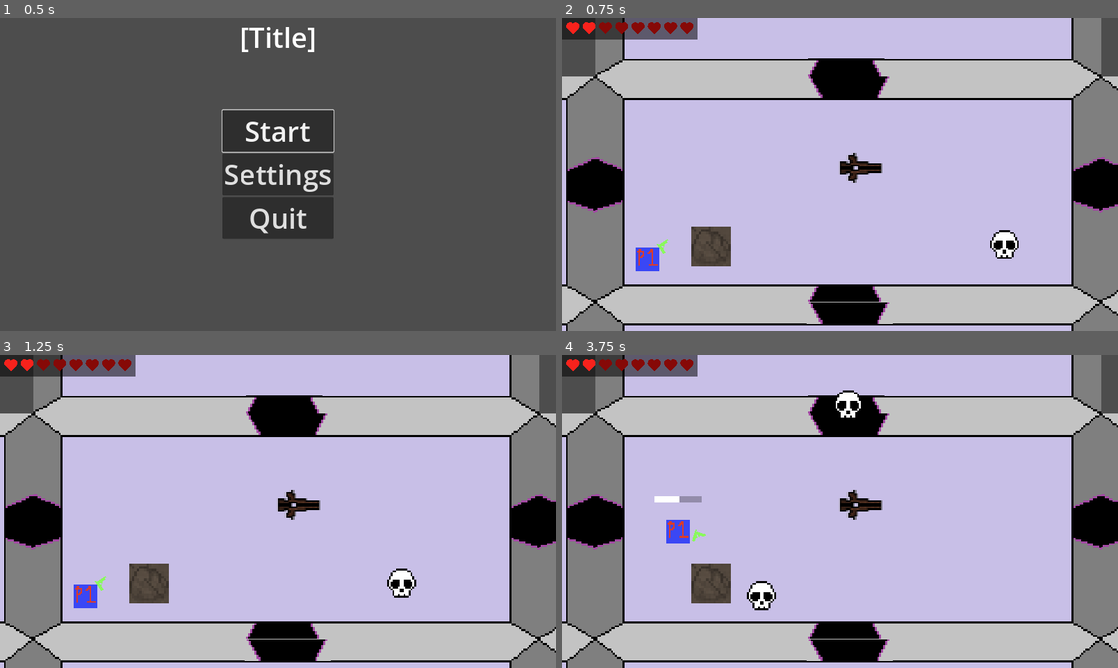
Above: before the commit, frames 1-4 (two rows, left to right).
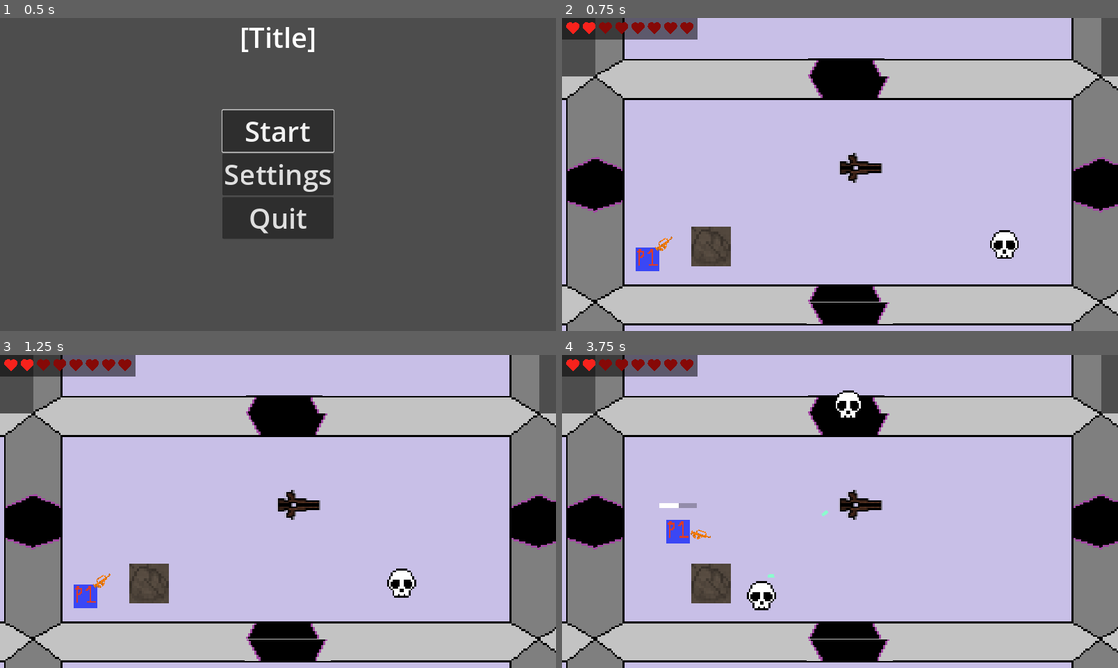
Above: after the commit, the same moments.

Repository: dcordova7146/Team4
Game: Godot game, scene res://main.tscn
Same seed, same stepped clock (60 frames per second), same inputs: the game is played once before the commit and once after it.
Inputs (mouse positions are in pixels of both pictures, inside the frame that each line leads up to):
- Up to frame 1 (0.5 s): no input
- Up to frame 2 (0.75 s): click "Start" at 0.5 s
- Up to frame 3 (1.25 s): no input
- Up to frame 4 (3.75 s): move the mouse to (962, 495) at 1.27 s; press the mouse at (962, 495) at 1.28 s; hold D (move_right) 1.28-2.03 s; move the mouse to (728, 527) at 2.02 s; release the mouse at (728, 527) at 2.03 s; hold S (move_down) 2.03-2.78 s; click (728, 527) at 2.1 s; move the mouse to (895, 442) at 2.77 s; press the mouse at (895, 442) at 2.78 s; hold D (move_right) 2.78-3.53 s; move the mouse to (812, 574) at 3.52 s; release the mouse at (812, 574) at 3.53 s; hold W (move_up) from 3.53 s (still down); click (812, 574) at 3.6 s

Frame 1 is identical in both runs. In frame 2, less than 0.1% of the frame differs, in the area x 16-20%, y 69-76%; in frame 3, less than 0.1%; in frame 4, 0.4%, in the area x 16-48%, y 45-72%.

Commit message:
Weapon Update - Reworked Damage function to take int value as parameter - Created weapons subdirectory in player directory - Added Sniper Rifle (High Speed/Damage Projectile) - Added Burst Rifle (Medium Speed/Damage, 3 Burst) - Added Machine Gun (High Speed/Volume, Low Damage) - Reworked Pistol

Diff:
--- a/enemy/skull.gd
+++ b/enemy/skull.gd
@@ -3,7 +3,7 @@
 class_name Skull
 extends CharacterBody2D
 
-@export var health: int = 5
+@export var health: int = 50
 @export var speed: int = 50
 @onready var health_bar: ProgressBar = $HealthBar
 ## The sibling node player.
@@ -27,12 +27,12 @@
 		print("Player node not found!")
 
 
-# Damage detection function, decrement by 1
-func take_damage() -> void:
-	health -= 1
-	Events.health_changed.emit(position, -1)
-	# When health 0, destroy node (kills the mob)
-	if health == 0:
+# Damage detection function, decrement by the specified damage_total
+func take_damage(damage_total: int) -> void:
+	health -= damage_total
+	Events.health_changed.emit(position, -damage_total)
+	# When health is 0 or less, destroy node (kills the mob)
+	if health <= 0:
 		die()
 	# Update health bar to reflect health and display.
 	health_bar.value = health
--- a/player/player.tscn
+++ b/player/player.tscn
@@ -2,7 +2,7 @@
 
 [ext_resource type="Script" path="res://player/player.gd" id="1_iitf2"]
 [ext_resource type="Texture2D" uid="uid://b010odvgbpiye" path="res://tempAssets/p1.png" id="2_22u6h"]
-[ext_resource type="PackedScene" uid="uid://dnwpwikn763lo" path="res://player/gun.tscn" id="3_mw41a"]
+[ext_resource type="PackedScene" uid="uid://bit2cxxu4xi8o" path="res://player/weapons/burst_rifle/burst_rifle.tscn" id="4_8l46l"]
 
 [sub_resource type="RectangleShape2D" id="RectangleShape2D_ysv7g"]
 size = Vector2(16, 16)
@@ -20,9 +20,6 @@
 [node name="Sprite2D" type="Sprite2D" parent="."]
 texture = ExtResource("2_22u6h")
 
-[node name="Gun" parent="." instance=ExtResource("3_mw41a")]
-scale = Vector2(1, 1)
-
 [node name="InvincibilityTimer" type="Timer" parent="."]
 wait_time = 2.0
 one_shot = true
@@ -30,5 +27,7 @@
 [node name="BlinkTimer" type="Timer" parent="."]
 wait_time = 0.05
 
+[node name="Burst Rifle" parent="." instance=ExtResource("4_8l46l")]
+
 [connection signal="timeout" from="InvincibilityTimer" to="." method="_on_invincibility_timer_timeout"]
 [connection signal="timeout" from="BlinkTimer" to="." method="_on_blink_timer_timeout"]
--- a/player/gun.gd
+++ b/player/weapons/burst_rifle/burst_rifle.gd
@@ -2,7 +2,7 @@
 
 extends Node2D
 
-const BULLET: PackedScene = preload("res://projectile/bullet.tscn")
+const BULLET: PackedScene = preload("res://projectile/burst_rifle_bullet.tscn")
 ## How long until the gun can be fired again.
 @export var cooldown_duration: float = 0.25
 ## How long until the game is fired again when primary action key held.
@@ -41,20 +41,27 @@
 		cooldown_bar.value = cooldown_timer.time_left
 
 
-## Create a bullet with the position and rotation of this gun.
+## Shoot a burst of 3 bullets with spacing.
 func shoot() -> void:
 	# Don't shoot if still cooling down.
 	if is_cooling_down:
-		return;
+		return
 
-	var new_bullet: Node2D = BULLET.instantiate()
-	new_bullet.global_position = bullet_hole.global_position
-	new_bullet.global_rotation = bullet_hole.global_rotation
-	bullet_hole.add_child(new_bullet)
+	# Define spacing between bullets in the burst.
+	var spacing: float = 7.5
+
+	for i in range(3):
+		var new_bullet: Node2D = BULLET.instantiate()
+		# Adjust the bullet's position based on its index in the burst.
+		new_bullet.global_position = bullet_hole.global_position + Vector2(spacing * i, 0)
+		new_bullet.global_rotation = bullet_hole.global_rotation
+		bullet_hole.add_child(new_bullet)
+
 	# Begin cooldown, show its progress bar, and start timer to end it.
 	is_cooling_down = true
 	cooldown_bar.visible = true
 	cooldown_timer.start()
+
 
 
 ## Shoot when shooting timer times out....
--- /dev/null
+++ b/player/weapons/burst_rifle/burst_rifle.tscn
@@ -0,0 +1,42 @@
+[gd_scene load_steps=5 format=3 uid="uid://bit2cxxu4xi8o"]
+
+[ext_resource type="Script" path="res://player/weapons/burst_rifle/burst_rifle.gd" id="1_4dr57"]
+[ext_resource type="Texture2D" uid="uid://usqoitat0pvm" path="res://tempAssets/burst_rifle.png" id="2_rouc1"]
+
+[sub_resource type="StyleBoxFlat" id="StyleBoxFlat_ki7oq"]
+bg_color = Color(0, 0, 0, 0.266667)
+
+[sub_resource type="StyleBoxFlat" id="StyleBoxFlat_fi6y3"]
+bg_color = Color(1, 1, 1, 1)
+
+[node name="Burst Rifle" type="Node2D"]
+scale = Vector2(0.8, 0.8)
+script = ExtResource("1_4dr57")
+
+[node name="GunPivot" type="Marker2D" parent="."]
+
+[node name="Sprite" type="Sprite2D" parent="GunPivot"]
+position = Vector2(21, -3)
+texture = ExtResource("2_rouc1")
+
+[node name="BulletHole" type="Marker2D" parent="GunPivot/Sprite"]
+unique_name_in_owner = true
+position = Vector2(7, -0.5)
+
+[node name="ShootingTimer" type="Timer" parent="."]
+
+[node name="CooldownTimer" type="Timer" parent="."]
+one_shot = true
+
+[node name="CooldownBar" type="ProgressBar" parent="."]
+visible = false
+offset_left = -16.0
+offset_top = -24.0
+offset_right = 16.0
+offset_bottom = -20.0
+theme_override_styles/background = SubResource("StyleBoxFlat_ki7oq")
+theme_override_styles/fill = SubResource("StyleBoxFlat_fi6y3")
+show_percentage = false
+
+[connection signal="timeout" from="ShootingTimer" to="." method="_on_shooting_timer_timeout"]
+[connection signal="timeout" from="CooldownTimer" to="." method="_on_cooldown_timer_timeout"]
--- /dev/null
+++ b/player/weapons/machine_gun/machine_gun.gd
@@ -0,0 +1,65 @@
+extends Node2D
+
+const BULLET: PackedScene = preload("res://projectile/machine_gun_bullet.tscn")
+## How long until the gun can be fired again.
+@export var cooldown_duration: float = 0.1  # Reduce cooldown for rapid firing
+## How long until the game is fired again when primary action key held.
+@export var auto_fire_duration: float = 0.01  # Rapid firing when primary action held
+## Whether the gun still cooling down from the last time it was fired.
+##
+## If true, bullets cannot be shot.
+var is_cooling_down: bool = false
+@onready var gun_pivot: Marker2D = $GunPivot
+@onready var shooting_timer: Timer = $ShootingTimer
+@onready var cooldown_timer: Timer = $CooldownTimer
+@onready var cooldown_bar: ProgressBar = $CooldownBar
+@onready var bullet_hole: Node2D = %BulletHole
+
+
+## Set up timers for shooting and cooldown and value of cooldown progress bar.
+func _ready() -> void:
+	shooting_timer.wait_time = auto_fire_duration
+	cooldown_timer.wait_time = cooldown_duration
+	cooldown_bar.max_value = cooldown_duration
+
+
+## Shoot a bullet on primary action pressed.
+func _input(event: InputEvent) -> void:
+	if event.is_action_pressed("primary_action"):
+		shooting_timer.start()
+	elif event.is_action_released("primary_action"):
+		shooting_timer.stop()
+
+
+## Face the mouse position at all times.
+func _physics_process(_delta: float) -> void:
+	gun_pivot.look_at(get_global_mouse_position())
+	if is_cooling_down:
+		cooldown_bar.value = cooldown_timer.time_left
+
+
+## Create a bullet with the position and rotation of this gun.
+func shoot() -> void:
+	# Don't shoot if still cooling down.
+	if is_cooling_down:
+		return;
+
+	var new_bullet: Node2D = BULLET.instantiate()
+	new_bullet.global_position = bullet_hole.global_position
+	new_bullet.global_rotation = bullet_hole.global_rotation
+	bullet_hole.add_child(new_bullet)
+	# Begin cooldown, show its progress bar, and start timer to end it.
+	is_cooling_down = true
+	cooldown_bar.visible = true
+	cooldown_timer.start()
+
+
+## Shoot when shooting timer times out....
+func _on_shooting_timer_timeout() -> void:
+	shoot()
+
+
+## When cooldown is over, cooling down is over and the progress bar is hidden.
+func _on_cooldown_timer_timeout() -> void:
+	is_cooling_down = false
+	cooldown_bar.visible = false
--- a/player/gun.tscn
+++ b/player/weapons/machine_gun/machine_gun.tscn
@@ -1,7 +1,7 @@
-[gd_scene load_steps=5 format=3 uid="uid://dnwpwikn763lo"]
+[gd_scene load_steps=5 format=3 uid="uid://u2vho6i5c0nc"]
 
-[ext_resource type="Script" path="res://player/gun.gd" id="1_tws20"]
-[ext_resource type="Texture2D" uid="uid://bxu356kwn3wpy" path="res://tempAssets/gun.png" id="2_h0he5"]
+[ext_resource type="Script" path="res://player/weapons/machine_gun/machine_gun.gd" id="1_smvxf"]
+[ext_resource type="Texture2D" uid="uid://jbm7yg6ia2wc" path="res://tempAssets/machine_gun.png" id="2_hf7yr"]
 
 [sub_resource type="StyleBoxFlat" id="StyleBoxFlat_ki7oq"]
 bg_color = Color(0, 0, 0, 0.266667)
@@ -9,19 +9,19 @@
 [sub_resource type="StyleBoxFlat" id="StyleBoxFlat_fi6y3"]
 bg_color = Color(1, 1, 1, 1)
 
-[node name="Gun" type="Node2D"]
+[node name="Machine Gun" type="Node2D"]
 scale = Vector2(0.8, 0.8)
-script = ExtResource("1_tws20")
+script = ExtResource("1_smvxf")
 
 [node name="GunPivot" type="Marker2D" parent="."]
 
 [node name="Sprite" type="Sprite2D" parent="GunPivot"]
-position = Vector2(14, 0)
-texture = ExtResource("2_h0he5")
+position = Vector2(20, -2)
+texture = ExtResource("2_hf7yr")
 
 [node name="BulletHole" type="Marker2D" parent="GunPivot/Sprite"]
 unique_name_in_owner = true
-position = Vector2(5, -3.5)
+position = Vector2(11, -0.5)
 
 [node name="ShootingTimer" type="Timer" parent="."]
 
--- /dev/null
+++ b/player/weapons/pistol/pistol.gd
@@ -0,0 +1,68 @@
+## Contributors: James, Karwai
+
+extends Node2D
+
+const BULLET: PackedScene = preload("res://projectile/pistol_bullet.tscn")
+## How long until the gun can be fired again.
+@export var cooldown_duration: float = 0.5
+## How long until the game is fired again when primary action key held.
+@export var auto_fire_duration: float = 0.5
+## Whether the gun still cooling down from the last time it was fired.
+##
+## If true, bullets cannot be shot.
+var is_cooling_down: bool = false
+@onready var gun_pivot: Marker2D = $GunPivot
+@onready var shooting_timer: Timer = $ShootingTimer
+@onready var cooldown_timer: Timer = $CooldownTimer
+@onready var cooldown_bar: ProgressBar = $CooldownBar
+@onready var bullet_hole: Node2D = %BulletHole
+
+
+## Set up timers for shooting and cooldown and value of cooldown progress bar.
+func _ready() -> void:
+	shooting_timer.wait_time = auto_fire_duration
+	cooldown_timer.wait_time = cooldown_duration
+	cooldown_bar.max_value = cooldown_duration
+
+
+## Shoot a bullet on primary action pressed.
+func _input(event: InputEvent) -> void:
+	if event.is_action_pressed("primary_action"):
+		shoot()
+		shooting_timer.start()
+	if event.is_action_released("primary_action"):
+		shooting_timer.stop()
+
+
+## Face the mouse position at all times.
+func _physics_process(_delta: float) -> void:
+	gun_pivot.look_at(get_global_mouse_position())
+	if is_cooling_down:
+		cooldown_bar.value = cooldown_timer.time_left
+
+
+## Create a bullet with the position and rotation of this gun.
+func shoot() -> void:
+	# Don't shoot if still cooling down.
+	if is_cooling_down:
+		return;
+
+	var new_bullet: Node2D = BULLET.instantiate()
+	new_bullet.global_position = bullet_hole.global_position
+	new_bullet.global_rotation = bullet_hole.global_rotation
+	bullet_hole.add_child(new_bullet)
+	# Begin cooldown, show its progress bar, and start timer to end it.
+	is_cooling_down = true
+	cooldown_bar.visible = true
+	cooldown_timer.start()
+
+
+## Shoot when shooting timer times out....
+func _on_shooting_timer_timeout() -> void:
+	shoot()
+
+
+## When cooldown is over, cooling down is over and the progress bar is hidden.
+func _on_cooldown_timer_timeout() -> void:
+	is_cooling_down = false
+	cooldown_bar.visible = false
--- /dev/null
+++ b/player/weapons/pistol/pistol.tscn
@@ -0,0 +1,42 @@
+[gd_scene load_steps=5 format=3 uid="uid://dnwpwikn763lo"]
+
+[ext_resource type="Script" path="res://player/weapons/pistol/pistol.gd" id="1_5c5ch"]
+[ext_resource type="Texture2D" uid="uid://bmxyjh70ha6ec" path="res://tempAssets/pistol.png" id="2_8528f"]
+
+[sub_resource type="StyleBoxFlat" id="StyleBoxFlat_ki7oq"]
+bg_color = Color(0, 0, 0, 0.266667)
+
+[sub_resource type="StyleBoxFlat" id="StyleBoxFlat_fi6y3"]
+bg_color = Color(1, 1, 1, 1)
+
+[node name="Pistol" type="Node2D"]
+scale = Vector2(0.8, 0.8)
+script = ExtResource("1_5c5ch")
+
+[node name="GunPivot" type="Marker2D" parent="."]
+
+[node name="Sprite" type="Sprite2D" parent="GunPivot"]
+position = Vector2(15, -1)
+texture = ExtResource("2_8528f")
+
+[node name="BulletHole" type="Marker2D" parent="GunPivot/Sprite"]
+unique_name_in_owner = true
+position = Vector2(4, -2.5)
+
+[node name="ShootingTimer" type="Timer" parent="."]
+
+[node name="CooldownTimer" type="Timer" parent="."]
+one_shot = true
+
+[node name="CooldownBar" type="ProgressBar" parent="."]
+visible = false
+offset_left = -16.0
+offset_top = -24.0
+offset_right = 16.0
+offset_bottom = -20.0
+theme_override_styles/background = SubResource("StyleBoxFlat_ki7oq")
+theme_override_styles/fill = SubResource("StyleBoxFlat_fi6y3")
+show_percentage = false
+
+[connection signal="timeout" from="ShootingTimer" to="." method="_on_shooting_timer_timeout"]
+[connection signal="timeout" from="CooldownTimer" to="." method="_on_cooldown_timer_timeout"]
--- /dev/null
+++ b/player/weapons/sniper_rifle/sniper_rifle.gd
@@ -0,0 +1,68 @@
+## Contributors: James, Karwai
+
+extends Node2D
+
+const BULLET: PackedScene = preload("res://projectile/sniper_rifle_bullet.tscn")
+## How long until the gun can be fired again.
+@export var cooldown_duration: float = 1
+## How long until the game is fired again when primary action key held.
+@export var auto_fire_duration: float = 0.5
+## Whether the gun still cooling down from the last time it was fired.
+##
+## If true, bullets cannot be shot.
+var is_cooling_down: bool = false
+@onready var gun_pivot: Marker2D = $GunPivot
+@onready var shooting_timer: Timer = $ShootingTimer
+@onready var cooldown_timer: Timer = $CooldownTimer
+@onready var cooldown_bar: ProgressBar = $CooldownBar
+@onready var bullet_hole: Node2D = %BulletHole
+
+
+## Set up timers for shooting and cooldown and value of cooldown progress bar.
+func _ready() -> void:
+	shooting_timer.wait_time = auto_fire_duration
+	cooldown_timer.wait_time = cooldown_duration
+	cooldown_bar.max_value = cooldown_duration
+
+
+## Shoot a bullet on primary action pressed.
+func _input(event: InputEvent) -> void:
+	if event.is_action_pressed("primary_action"):
+		shoot()
+		shooting_timer.start()
+	if event.is_action_released("primary_action"):
+		shooting_timer.stop()
+
+
+## Face the mouse position at all times.
+func _physics_process(_delta: float) -> void:
+	gun_pivot.look_at(get_global_mouse_position())
+	if is_cooling_down:
+		cooldown_bar.value = cooldown_timer.time_left
+
+
+## Create a bullet with the position and rotation of this gun.
+func shoot() -> void:
+	# Don't shoot if still cooling down.
+	if is_cooling_down:
+		return;
+
+	var new_bullet: Node2D = BULLET.instantiate()
+	new_bullet.global_position = bullet_hole.global_position
+	new_bullet.global_rotation = bullet_hole.global_rotation
+	bullet_hole.add_child(new_bullet)
+	# Begin cooldown, show its progress bar, and start timer to end it.
+	is_cooling_down = true
+	cooldown_bar.visible = true
+	cooldown_timer.start()
+
+
+## Shoot when shooting timer times out....
+func _on_shooting_timer_timeout() -> void:
+	shoot()
+
+
+## When cooldown is over, cooling down is over and the progress bar is hidden.
+func _on_cooldown_timer_timeout() -> void:
+	is_cooling_down = false
+	cooldown_bar.visible = false
--- /dev/null
+++ b/player/weapons/sniper_rifle/sniper_rifle.tscn
@@ -0,0 +1,42 @@
+[gd_scene load_steps=5 format=3 uid="uid://32a0rer8h7vt"]
+
+[ext_resource type="Script" path="res://player/weapons/sniper_rifle/sniper_rifle.gd" id="1_n32wi"]
+[ext_resource type="Texture2D" uid="uid://chgyn7i2txl74" path="res://tempAssets/sniper_rifle.png" id="2_sx0ho"]
+
+[sub_resource type="StyleBoxFlat" id="StyleBoxFlat_ki7oq"]
+bg_color = Color(0, 0, 0, 0.266667)
+
+[sub_resource type="StyleBoxFlat" id="StyleBoxFlat_fi6y3"]
+bg_color = Color(1, 1, 1, 1)
+
+[node name="Sniper Rifle" type="Node2D"]
+scale = Vector2(0.8, 0.8)
+script = ExtResource("1_n32wi")
+
+[node name="GunPivot" type="Marker2D" parent="."]
+
+[node name="Sprite" type="Sprite2D" parent="GunPivot"]
+position = Vector2(25, -2)
+texture = ExtResource("2_sx0ho")
+
+[node name="BulletHole" type="Marker2D" parent="GunPivot/Sprite"]
+unique_name_in_owner = true
+position = Vector2(14, -0.5)
+
+[node name="ShootingTimer" type="Timer" parent="."]
+
+[node name="CooldownTimer" type="Timer" parent="."]
+one_shot = true
+
+[node name="CooldownBar" type="ProgressBar" parent="."]
+visible = false
+offset_left = -16.0
+offset_top = -24.0
+offset_right = 16.0
+offset_bottom = -20.0
+theme_override_styles/background = SubResource("StyleBoxFlat_ki7oq")
+theme_override_styles/fill = SubResource("StyleBoxFlat_fi6y3")
+show_percentage = false
+
+[connection signal="timeout" from="ShootingTimer" to="." method="_on_shooting_timer_timeout"]
+[connection signal="timeout" from="CooldownTimer" to="." method="_on_cooldown_timer_timeout"]
--- /dev/null
+++ b/projectile/burst_rifle_bullet.gd
@@ -0,0 +1,33 @@
+## Contributors: James, Karwai
+
+extends Area2D
+
+## Speed of the bullet.
+@export var speed: float = 167
+## Maximum range of the bullet.
+@export var max_range: float = 1000
+## Distance traveled by the bullet.
+var travelled_distance: float = 0
+
+func _physics_process(delta: float) -> void:
+	# Calculate direction vector based on bullet's rotation.
+	var direction: Vector2 = Vector2.RIGHT.rotated(rotation)
+	# Move bullet along calculated direction with a certain speed,
+	# adjusted by delta for frame-rate independence.
+	position += direction * speed * delta
+	# Update distance traveled by bullet.
+	travelled_distance += speed * delta
+
+	# If bullet traveled beyond max range, queue  for deletion.
+	if travelled_distance > max_range:
+		queue_free()
+
+
+# Called when bullet enters another body.
+func _on_body_entered(body: Node2D) -> void:
+	# Queue the bullet for deletion.
+	queue_free()
+	# If body is skull, have it take damage.
+	var skull: Skull = body as Skull
+	if skull != null:
+		skull.take_damage(11)
--- /dev/null
+++ b/projectile/burst_rifle_bullet.tscn
@@ -0,0 +1,24 @@
+[gd_scene load_steps=4 format=3 uid="uid://dcdjs0vt3jl1r"]
+
+[ext_resource type="Script" path="res://projectile/burst_rifle_bullet.gd" id="1_qlje3"]
+[ext_resource type="Texture2D" uid="uid://c76tgvub7c866" path="res://tempAssets/bullet.png" id="2_5qbgd"]
+
+[sub_resource type="RectangleShape2D" id="RectangleShape2D_khq67"]
+size = Vector2(2, 2)
+
+[node name="Bullet" type="Area2D"]
+top_level = true
+collision_layer = 8
+collision_mask = 7
+script = ExtResource("1_qlje3")
+
+[node name="Projectile" type="Sprite2D" parent="."]
+position = Vector2(0, 1)
+scale = Vector2(2, 1)
+texture = ExtResource("2_5qbgd")
+
+[node name="CollisionShape2D" type="CollisionShape2D" parent="."]
+scale = Vector2(2, 1)
+shape = SubResource("RectangleShape2D_khq67")
+
+[connection signal="body_entered" from="." to="." method="_on_body_entered"]
--- a/projectile/bullet.gd
+++ b/projectile/machine_gun_bullet.gd
@@ -3,7 +3,7 @@
 extends Area2D
 
 ## Speed of the bullet.
-@export var speed: float = 250
+@export var speed: float = 100
 ## Maximum range of the bullet.
 @export var max_range: float = 1000
 ## Distance traveled by the bullet.
@@ -30,4 +30,4 @@
 	# If body is skull, have it take damage.
 	var skull: Skull = body as Skull
 	if skull != null:
-		skull.take_damage()
+		skull.take_damage(5)
--- /dev/null
+++ b/projectile/machine_gun_bullet.tscn
@@ -0,0 +1,22 @@
+[gd_scene load_steps=4 format=3 uid="uid://dhinglwofydn6"]
+
+[ext_resource type="Script" path="res://projectile/machine_gun_bullet.gd" id="1_s682h"]
+[ext_resource type="Texture2D" uid="uid://c76tgvub7c866" path="res://tempAssets/bullet.png" id="2_8jevq"]
+
+[sub_resource type="RectangleShape2D" id="RectangleShape2D_khq67"]
+size = Vector2(2, 2)
+
+[node name="Bullet" type="Area2D"]
+top_level = true
+collision_layer = 8
+collision_mask = 7
+script = ExtResource("1_s682h")
+
+[node name="Projectile" type="Sprite2D" parent="."]
+position = Vector2(0, 1)
+texture = ExtResource("2_8jevq")
+
+[node name="CollisionShape2D" type="CollisionShape2D" parent="."]
+shape = SubResource("RectangleShape2D_khq67")
+
+[connection signal="body_entered" from="." to="." method="_on_body_entered"]
--- /dev/null
+++ b/projectile/pistol_bullet.gd
@@ -0,0 +1,33 @@
+## Contributors: James, Karwai
+
+extends Area2D
+
+## Speed of the bullet.
+@export var speed: float = 250
+## Maximum range of the bullet.
+@export var max_range: float = 1000
+## Distance traveled by the bullet.
+var travelled_distance: float = 0
+
+func _physics_process(delta: float) -> void:
+	# Calculate direction vector based on bullet's rotation.
+	var direction: Vector2 = Vector2.RIGHT.rotated(rotation)
+	# Move bullet along calculated direction with a certain speed,
+	# adjusted by delta for frame-rate independence.
+	position += direction * speed * delta
+	# Update distance traveled by bullet.
+	travelled_distance += speed * delta
+
+	# If bullet traveled beyond max range, queue  for deletion.
+	if travelled_distance > max_range:
+		queue_free()
+
+
+# Called when bullet enters another body.
+func _on_body_entered(body: Node2D) -> void:
+	# Queue the bullet for deletion.
+	queue_free()
+	# If body is skull, have it take damage.
+	var skull: Skull = body as Skull
+	if skull != null:
+		skull.take_damage(10)
--- a/projectile/bullet.tscn
+++ b/projectile/pistol_bullet.tscn
@@ -1,7 +1,7 @@
 [gd_scene load_steps=4 format=3 uid="uid://b1h7hthr1s5jd"]
 
-[ext_resource type="Script" path="res://projectile/bullet.gd" id="1_pay5d"]
-[ext_resource type="Texture2D" uid="uid://c76tgvub7c866" path="res://tempAssets/bullet.png" id="2_wrybf"]
+[ext_resource type="Script" path="res://projectile/pistol_bullet.gd" id="1_71msg"]
+[ext_resource type="Texture2D" uid="uid://c76tgvub7c866" path="res://tempAssets/bullet.png" id="2_mms8u"]
 
 [sub_resource type="RectangleShape2D" id="RectangleShape2D_khq67"]
 size = Vector2(2, 2)
@@ -10,13 +10,15 @@
 top_level = true
 collision_layer = 8
 collision_mask = 7
-script = ExtResource("1_pay5d")
+script = ExtResource("1_71msg")
 
 [node name="Projectile" type="Sprite2D" parent="."]
 position = Vector2(0, 1)
-texture = ExtResource("2_wrybf")
+scale = Vector2(2, 1)
+texture = ExtResource("2_mms8u")
 
 [node name="CollisionShape2D" type="CollisionShape2D" parent="."]
+scale = Vector2(2, 1)
 shape = SubResource("RectangleShape2D_khq67")
 
 [connection signal="body_entered" from="." to="." method="_on_body_entered"]
--- /dev/null
+++ b/projectile/sniper_rifle_bullet.gd
@@ -0,0 +1,33 @@
+## Contributors: James, Karwai
+
+extends Area2D
+
+## Speed of the bullet.
+@export var speed: float = 1000
+## Maximum range of the bullet.
+@export var max_range: float = 1000
+## Distance traveled by the bullet.
+var travelled_distance: float = 0
+
+func _physics_process(delta: float) -> void:
+	# Calculate direction vector based on bullet's rotation.
+	var direction: Vector2 = Vector2.RIGHT.rotated(rotation)
+	# Move bullet along calculated direction with a certain speed,
+	# adjusted by delta for frame-rate independence.
+	position += direction * speed * delta
+	# Update distance traveled by bullet.
+	travelled_distance += speed * delta
+
+	# If bullet traveled beyond max range, queue  for deletion.
+	if travelled_distance > max_range:
+		queue_free()
+
+
+# Called when bullet enters another body.
+func _on_body_entered(body: Node2D) -> void:
+	# Queue the bullet for deletion.
+	queue_free()
+	# If body is skull, have it take damage.
+	var skull: Skull = body as Skull
+	if skull != null:
+		skull.take_damage(50)
--- /dev/null
+++ b/projectile/sniper_rifle_bullet.tscn
@@ -0,0 +1,21 @@
+[gd_scene load_steps=3 format=3 uid="uid://bgy6ly50typcx"]
+
+[ext_resource type="Script" path="res://projectile/sniper_rifle_bullet.gd" id="1_dt0al"]
+[ext_resource type="Texture2D" uid="uid://42rdpb74ekav" path="res://tempAssets/sniper_rifle_bullet.png" id="2_akfa7"]
+
+[node name="Bullet" type="Area2D"]
+top_level = true
+collision_layer = 8
+collision_mask = 7
+script = ExtResource("1_dt0al")
+
+[node name="Projectile" type="Sprite2D" parent="."]
+position = Vector2(1, 0.5)
+texture = ExtResource("2_akfa7")
+
+[node name="CollisionPolygon2D" type="CollisionPolygon2D" parent="."]
+position = Vector2(0, -0.5)
+build_mode = 1
+polygon = PackedVector2Array(-3, -1, 3, -1, 3, 0, 4, 0, 4, 1, 3, 1, 3, 2, -3, 2)
+
+[connection signal="body_entered" from="." to="." method="_on_body_entered"]
Binary file added: tempAssets/burst_rifle.png
Not shown, added: tempAssets/burst_rifle.png.import
Binary file removed: tempAssets/gun.png
Binary file added: tempAssets/machine_gun.png
Not shown, added: tempAssets/machine_gun.png.import
Binary file added: tempAssets/pistol.png
Not shown, added: tempAssets/pistol.png.import
Binary file added: tempAssets/shotgun.png
Not shown, added: tempAssets/shotgun.png.import
Binary file added: tempAssets/sniper_rifle.png
Not shown, added: tempAssets/sniper_rifle.png.import
Binary file added: tempAssets/sniper_rifle_bullet.png
(and 1 more such lines)
